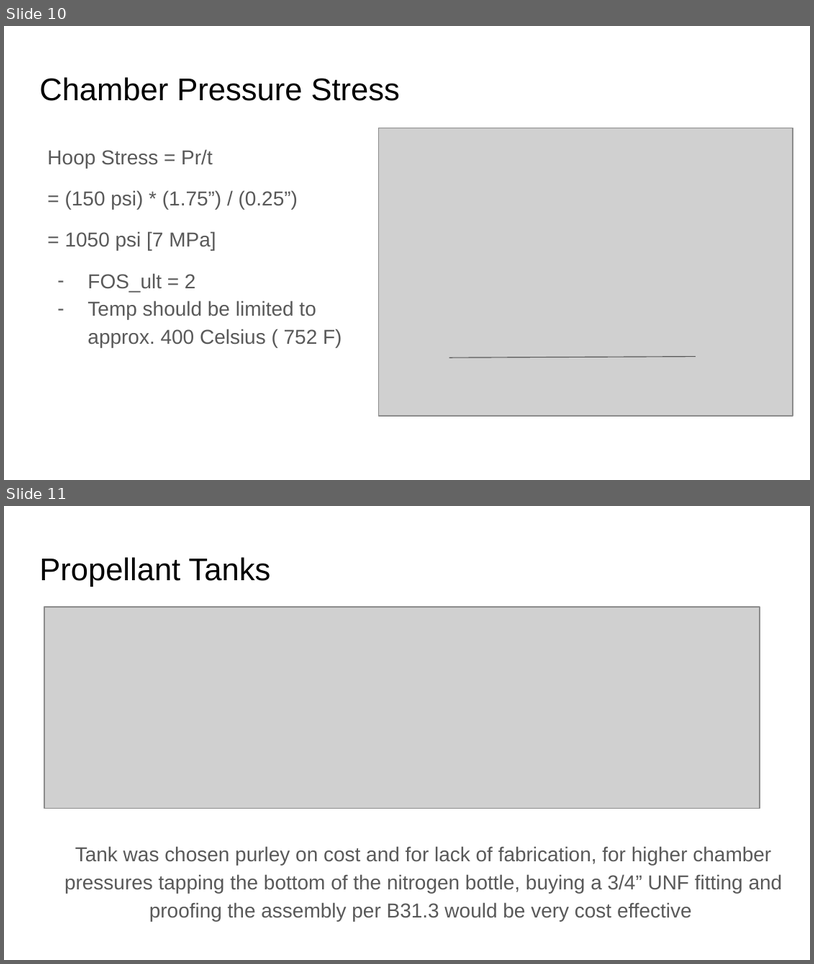
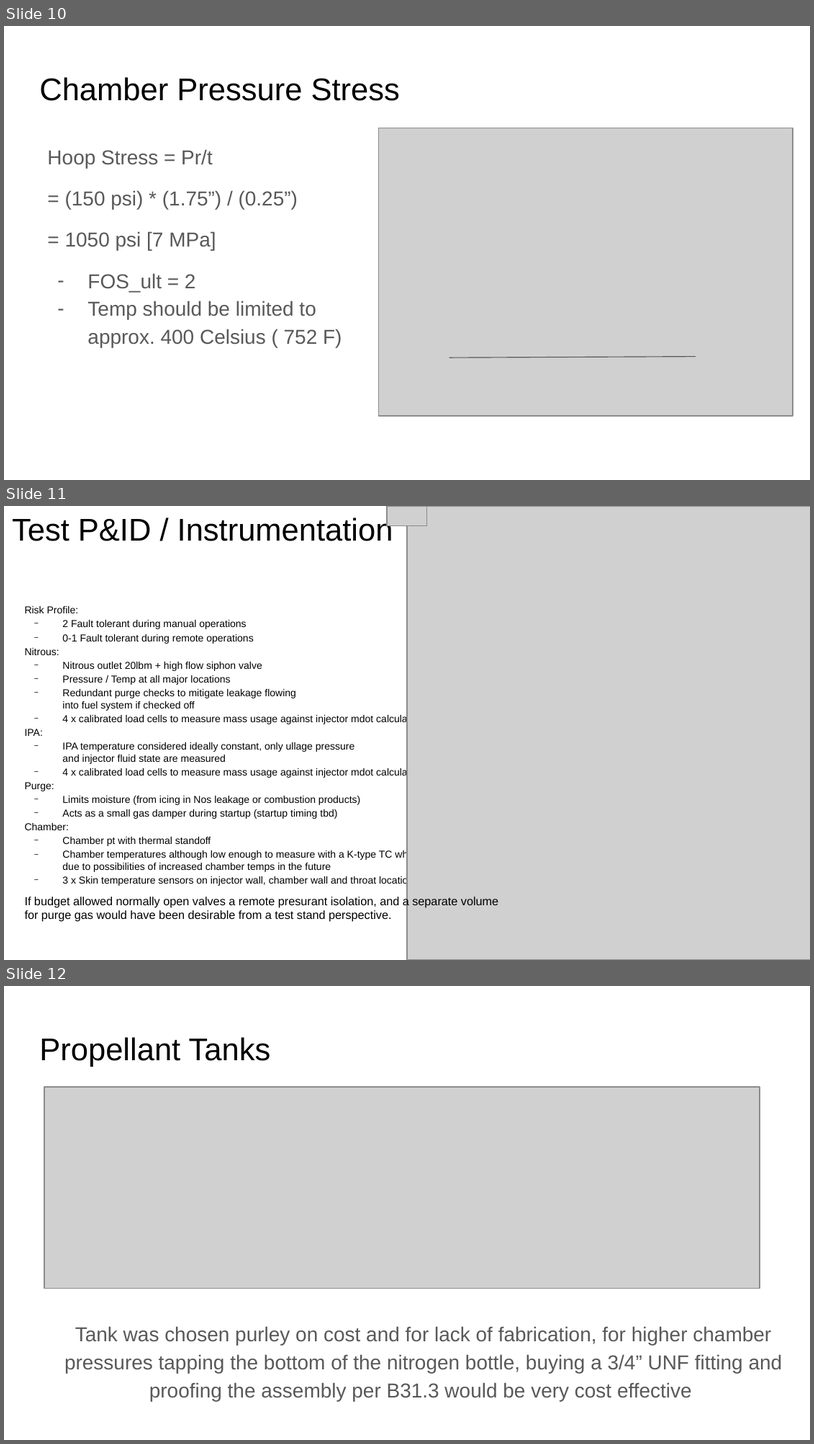
Before and after one commit to ControlSoup/Thrusty, a slide deck: projects/nitrious_engine/presentations/Review.odp. Shown one above the other, each under a label of ours: slides 10 and 11 before the commit, slides 10, 11 and 12 after it. The pictures are 814x964 and 814x1444 pixels, drawn with LibreOffice and Linux fonts; fonts in the diff are those of the drawing; grey boxes stand for pictures. Boxes give left, top, right and bottom in pixels: in the first picture for what was removed or moved away, otherwise in the second. Text is boxed around its words. In the diff, an @@ line names an element or a change of style, - is before the commit and + after.

```diff
--- a/projects/nitrious_engine/presentations/Review.odp
+++ b/projects/nitrious_engine/presentations/Review.odp
@@ slide 11 added at box(4, 506, 810, 960), background #FFFFFF @@
@@ title added at box(12, 515, 394, 541), 28 pt, text #000000 @@
+Test P&ID / Instrumentation
@@ picture added at box(387, 506, 427, 526) @@
@@ picture added at box(407, 506, 810, 959) @@
@@ text added at box(25, 606, 429, 886), 9 pt, text #000000 @@
+Risk Profile:
+  − 2 Fault tolerant during manual operations
+  − 0-1 Fault tolerant during remote operations
+Nitrous:
+  − Nitrous outlet 20lbm + high flow siphon valve
+  − Pressure / Temp at all major locations
+  − Redundant purge checks to mitigate leakage flowing
+    into fuel system if checked off
+  − 4 x calibrated load cells to measure mass usage against injector mdot calculations
+IPA:
+  − IPA temperature considered ideally constant, only ullage pressure
+    and injector fluid state are measured
+  − 4 x calibrated load cells to measure mass usage against injector mdot calculations
+Purge:
+  − Limits moisture (from icing in Nos leakage or combustion products)
+  − Acts as a small gas damper during startup (startup timing tbd)
+Chamber:
+  − Chamber pt with thermal standoff
+  − Chamber temperatures although low enough to measure with a K-type TC where not installed
+    due to possibilities of increased chamber temps in the future
+  − 3 x Skin temperature sensors on injector wall, chamber wall and throat location
@@ text added at box(25, 895, 499, 921), 10.5 pt, text #000000 @@
+If budget allowed normally open valves a remote presurant isolation, and a separate volume
+for purge gas would have been desirable from a test stand perspective.
@@ what was slide 11 is now slide 12 @@
```
Also in this commit, not shown: 1 slide changed, 1 slide removed, 3 other files.
